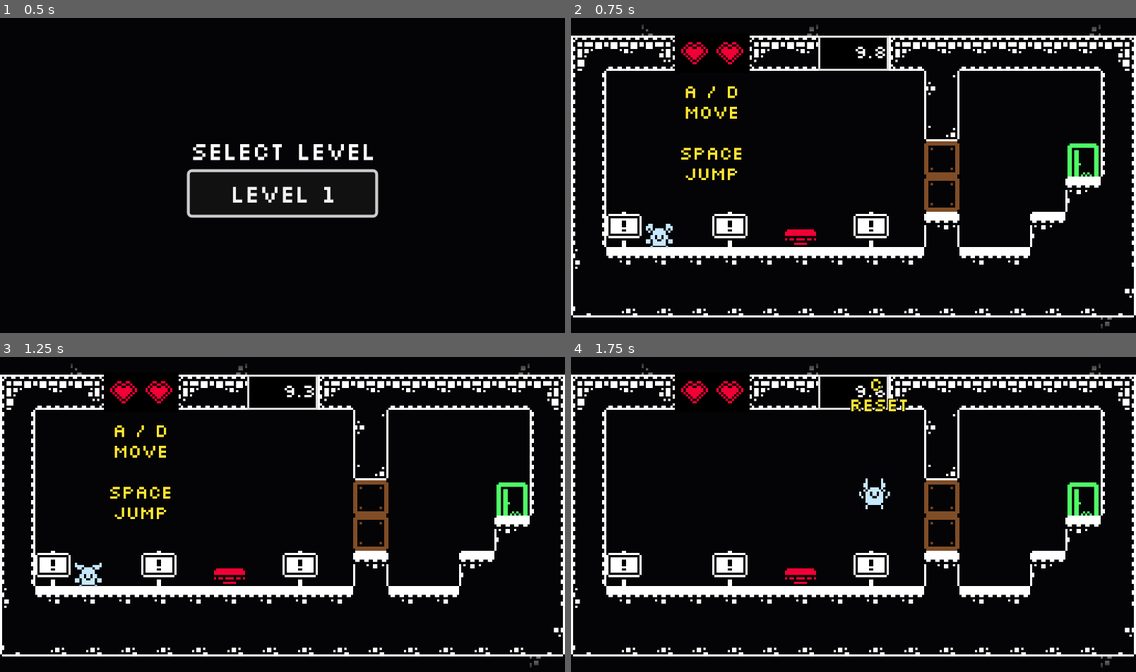
Above: before the commit, frames 1-4 (two rows, left to right).
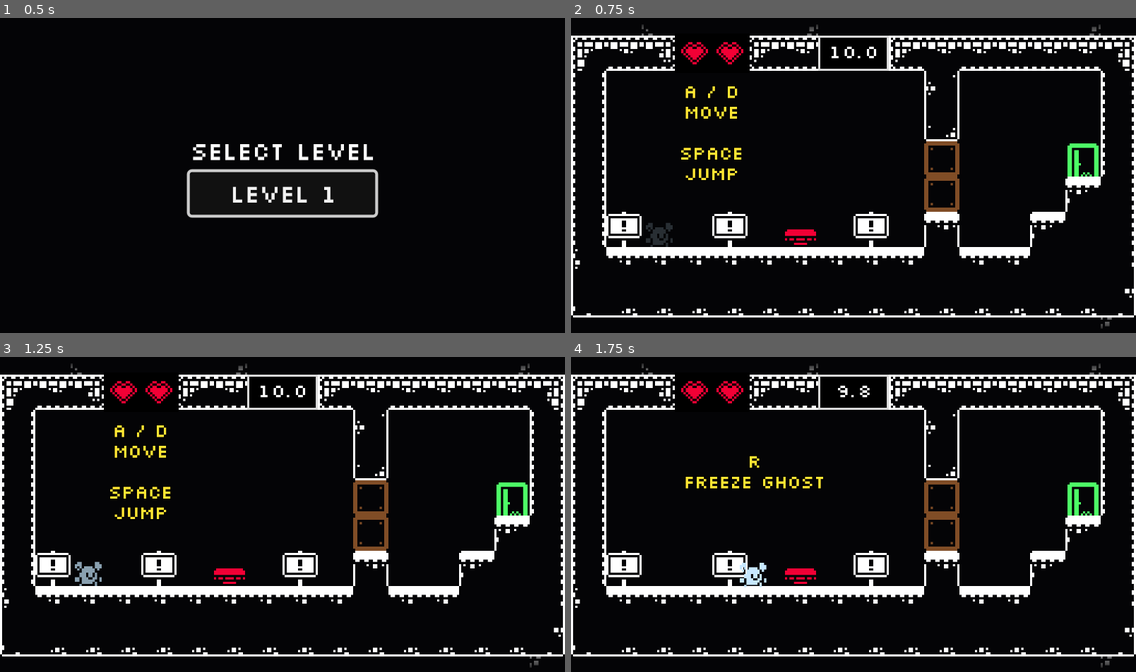
Above: after the commit, the same moments.

Repository: moellh/gmtk-game-jam-2026
Game: Godot game, scene res://src/level_select.tscn
Same seed, same stepped clock (60 frames per second), same inputs: the game is played once before the commit and once after it.
Inputs:
- Up to frame 1 (0.5 s): no input
- Up to frame 2 (0.75 s): click "Level 1" at 0.5 s
- Up to frame 3 (1.25 s): no input
- Up to frame 4 (1.75 s): hold Right (move_right) from 1.28 s (still down); tap C (clear) at 1.35 s; tap Space (jump) at 1.52 s

Frame 1 is identical in both runs. In frame 2, 0.4% of the frame differs, in the area x 13-56%, y 8-74%; in frame 3, 0.4%; in frame 4, 1.3%, in the area x 20-60%, y 6-74%.

Commit message:
gameplay: polish round flow and timer

Diff:
--- a/src/button.gd
+++ b/src/button.gd
@@ -40,7 +40,7 @@
 		return
 
 	var character := body as CharacterBody2D
-	if character.velocity.y < 0.0:
+	if not character.is_on_floor() or character.velocity.y < 0.0:
 		return
 
 	var collision_shape := character.get_node_or_null("CollisionShape2D") as CollisionShape2D
--- a/src/game.gd
+++ b/src/game.gd
@@ -2,6 +2,7 @@
 
 const ROUND_TIME := 10.0
 const TILE_SIZE := 16.0
+const LEVEL_TRANSITION_TIME := 1.0
 
 const HEART_TEXTURE := preload("res://assets/monochrome_tilemap_transparent.png")
 const HEART_ATLAS_COORDS := [
@@ -24,7 +25,9 @@
 
 @onready var player: CharacterBody2D = $Player
 @onready var world_camera: Camera2D = $WorldCamera
-@onready var timer_display: Label = %TimerDisplay
+@onready var timer_tens: Label = %TimerTens
+@onready var timer_ones: Label = %TimerOnes
+@onready var timer_tenths: Label = %TimerTenths
 @onready var life_hearts: Node2D = %LifeHearts
 @onready var level_complete: CanvasLayer = $LevelComplete
 @onready var outside_fill: OutsideFill = $OutsideFill
@@ -34,6 +37,7 @@
 var finished_figures := 0
 var completed := false
 var life_heart_icons: Array[AnimatedSprite2D] = []
+var accepting_input := false
 
 func _ready() -> void:
 	get_viewport().size_changed.connect(update_world_camera)
@@ -42,6 +46,7 @@
 	build_life_hearts()
 	update_life_hearts()
 	update_hud()
+	play_level_intro()
 
 func update_world_camera() -> void:
 	var window_size := Vector2(get_window().size)
@@ -86,6 +91,9 @@
 		get_tree().change_scene_to_file(LEVEL_SELECT)
 		return
 
+	if not accepting_input:
+		return
+
 	if Input.is_action_just_pressed("clear"):
 		clear()
 		update_hud()
@@ -98,8 +106,37 @@
 
 func update_hud() -> void:
 	var displayed_tenths := roundi(maxf(timer, 0.0) * 10.0)
-	var displayed_seconds := floori(displayed_tenths * 0.1)
-	timer_display.text = "%d.%d" % [displayed_seconds, displayed_tenths % 10]
+	var displayed_seconds := mini(floori(displayed_tenths * 0.1), 99)
+	timer_tens.visible = displayed_seconds >= 10
+	timer_tens.text = (
+		str(floori(displayed_seconds * 0.1))
+		if timer_tens.visible
+		else "0"
+	)
+	timer_ones.text = str(displayed_seconds % 10)
+	timer_tenths.text = str(displayed_tenths % 10)
+
+func play_level_intro() -> void:
+	accepting_input = false
+	player.set_physics_process(false)
+
+	var opaque_modulate := player.modulate
+	opaque_modulate.a = 1.0
+	var transparent_modulate := opaque_modulate
+	transparent_modulate.a = 0.0
+	player.modulate = transparent_modulate
+
+	var tween := create_tween()
+	tween.tween_property(
+		player,
+		"modulate",
+		opaque_modulate,
+		LEVEL_TRANSITION_TIME,
+	)
+	await tween.finished
+
+	accepting_input = true
+	player.set_physics_process(true)
 
 func clear() -> void:
 	timer = ROUND_TIME
@@ -172,8 +209,32 @@
 	for index in life_heart_icons.size():
 		life_heart_icons[index].visible = index < visible_hearts
 
-func complete_level() -> void:
+func complete_level(goal_position: Vector2) -> void:
 	if completed:
 		return
 	completed = true
+	accepting_input = false
+	player.set_physics_process(false)
+	player.velocity = Vector2.ZERO
+	get_tree().paused = true
+
+	var transparent_modulate := player.modulate
+	transparent_modulate.a = 0.0
+	var tween := create_tween()
+	tween.set_pause_mode(Tween.TWEEN_PAUSE_PROCESS)
+	tween.set_parallel(true)
+	tween.tween_property(
+		player,
+		"global_position",
+		goal_position,
+		LEVEL_TRANSITION_TIME,
+	)
+	tween.tween_property(
+		player,
+		"modulate",
+		transparent_modulate,
+		LEVEL_TRANSITION_TIME,
+	)
+	await tween.finished
+
 	level_complete.open(next_level)
--- a/src/goal.gd
+++ b/src/goal.gd
@@ -1,6 +1,6 @@
 extends Area2D
 
-signal reached
+signal reached(goal_position: Vector2)
 
 func _on_body_entered(body: Node2D) -> void:
-	if body is CharacterBody2D: reached.emit()
+	if body is CharacterBody2D: reached.emit(global_position)
--- a/src/level.tscn
+++ b/src/level.tscn
@@ -872,8 +872,53 @@
 theme = SubResource("Theme_hud")
 theme_override_font_sizes/font_size = 8
 theme_override_styles/normal = SubResource("StyleBox_timer_tile")
-text = "10.0"
-horizontal_alignment = 2
+
+[node name="TimerCenter" type="CenterContainer" parent="WorldUI/TimerDisplay"]
+layout_mode = 1
+anchors_preset = 15
+anchor_right = 1.0
+anchor_bottom = 1.0
+grow_horizontal = 2
+grow_vertical = 2
+mouse_filter = 2
+
+[node name="TimerDigits" type="HBoxContainer" parent="WorldUI/TimerDisplay/TimerCenter"]
+layout_mode = 2
+theme_override_constants/separation = 0
+
+[node name="TimerTens" type="Label" parent="WorldUI/TimerDisplay/TimerCenter/TimerDigits"]
+unique_name_in_owner = true
+custom_minimum_size = Vector2(6, 16)
+layout_mode = 2
+theme_override_font_sizes/font_size = 8
+text = "1"
+horizontal_alignment = 1
+vertical_alignment = 1
+
+[node name="TimerOnes" type="Label" parent="WorldUI/TimerDisplay/TimerCenter/TimerDigits"]
+unique_name_in_owner = true
+custom_minimum_size = Vector2(6, 16)
+layout_mode = 2
+theme_override_font_sizes/font_size = 8
+text = "0"
+horizontal_alignment = 1
+vertical_alignment = 1
+
+[node name="TimerDecimal" type="Label" parent="WorldUI/TimerDisplay/TimerCenter/TimerDigits"]
+custom_minimum_size = Vector2(4, 16)
+layout_mode = 2
+theme_override_font_sizes/font_size = 8
+text = "."
+horizontal_alignment = 1
+vertical_alignment = 1
+
+[node name="TimerTenths" type="Label" parent="WorldUI/TimerDisplay/TimerCenter/TimerDigits"]
+unique_name_in_owner = true
+custom_minimum_size = Vector2(6, 16)
+layout_mode = 2
+theme_override_font_sizes/font_size = 8
+text = "0"
+horizontal_alignment = 1
 vertical_alignment = 1
 
 [node name="LifeHearts" type="Node2D" parent="WorldUI" unique_id=1593281]
